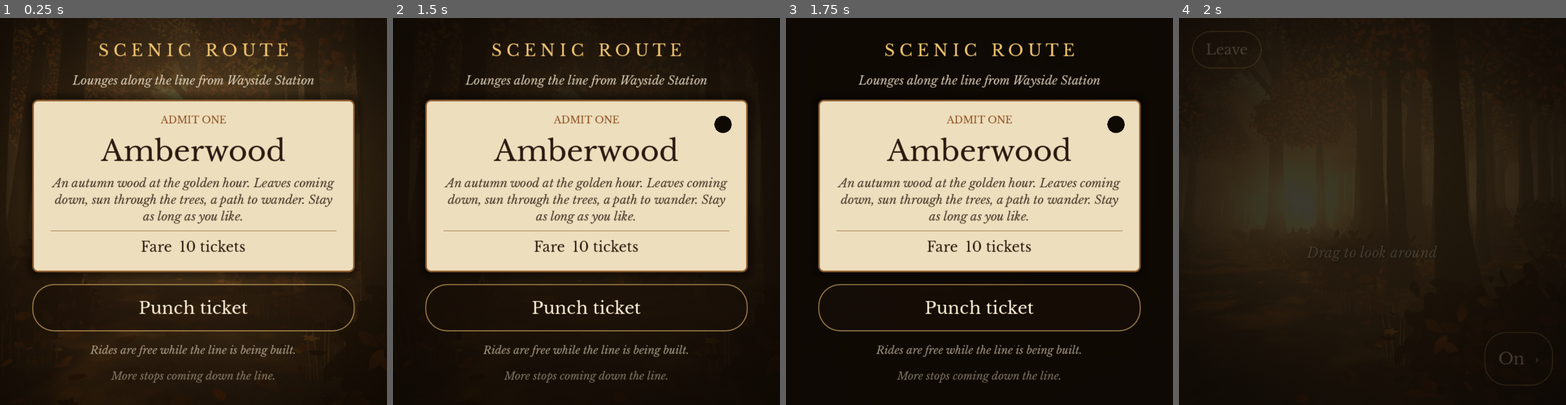
Above: before the commit, frames 1-4 (left to right).
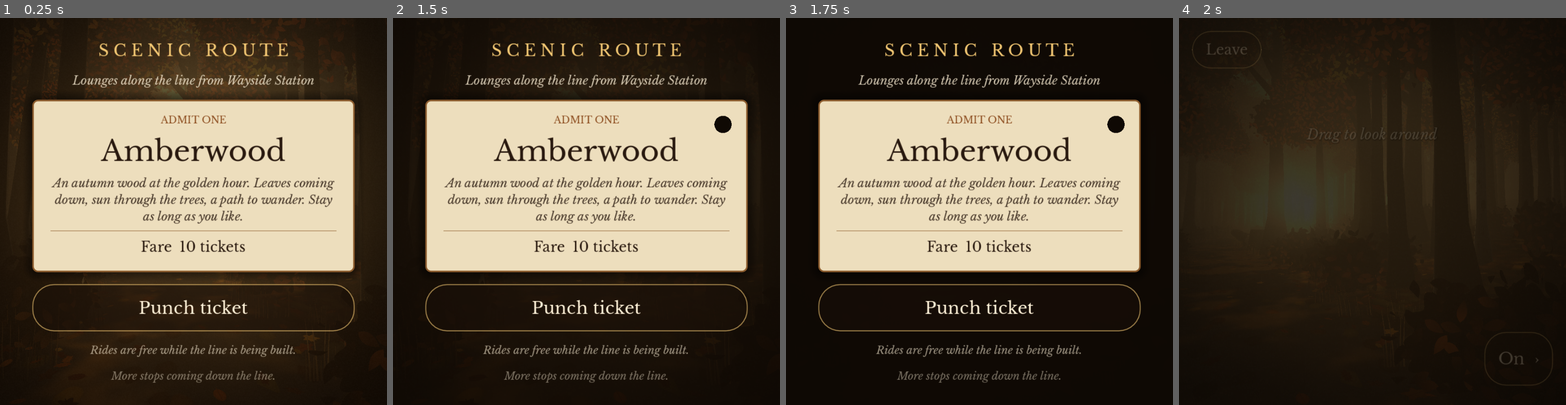
Above: after the commit, the same moments.

Repository: Sclondon/ScenicRoute
Game: Godot game, scene res://scenes/main.tscn
The game is run twice, just before and just after one commit, with the same random seed, the same clock (stepped at 60 frames per second) and the same inputs.
Inputs (mouse positions are in pixels of both pictures, inside the frame that each line leads up to):
- Up to frame 1 (0.25 s): no input
- Up to frame 2 (1.5 s): click "Punch ticket" at 0.5 s; move the mouse to (671, 192) at 1.27 s; hold Right (ui_right) from 1.28 s (still down); click (671, 192) at 1.42 s
- Up to frame 3 (1.75 s): keep holding Right (ui_right)
- Up to frame 4 (2 s): keep holding Right (ui_right)

Frames 1-3 are identical in both runs. In frame 4, 0.2% of the frame differs, in the area x 33-67%, y 28-63%.

Commit message:
Touch from _input, smoke test, preview film script, landscape hint
Co-Authored-By: Claude Opus 5.5 <noreply@anthropic.com>
Claude-Session: https://claude.ai/code/session_015QTKPaFFhWEZskCemuvnwW

Diff:
--- a/scripts/main.gd
+++ b/scripts/main.gd
@@ -30,6 +30,8 @@
 var hint: Label
 var back_button: Button
 var on_button: Button
+var go_button: Button
+var leave_button: Button
 var visiting := false
 
 
@@ -134,6 +136,7 @@
 	layer.add_child(hud)
 
 	var leave := _button("Leave", 26)
+	leave_button = leave
 	leave.custom_minimum_size = Vector2(0, 70)
 	leave.position = Vector2(24, 24)
 	leave.pressed.connect(_leave)
@@ -156,7 +159,7 @@
 	hint.set_anchors_preset(Control.PRESET_CENTER)
 	hint.anchor_left = 0.0
 	hint.anchor_right = 1.0
-	hint.offset_top = 60
+	hint.offset_top = -160
 	hint.add_theme_color_override("font_shadow_color", Color(0, 0, 0, 0.6))
 	hint.add_theme_constant_override("shadow_outline_size", 8)
 	hint.mouse_filter = Control.MOUSE_FILTER_IGNORE
@@ -241,6 +244,7 @@
 	booth.add_child(punch_hole)
 
 	var go := _button("Punch ticket", 32)
+	go_button = go
 	go.pressed.connect(_board)
 	column.add_child(go)
 	if Tickets.preview:
--- a/scripts/stroll.gd
+++ b/scripts/stroll.gd
@@ -79,13 +79,19 @@
 	left_spot.emit(_walk_from)
 
 
-func _unhandled_input(event: InputEvent) -> void:
+# In _input, so no Control takes the touch first. Some phones never send the finger going down,
+# so a drag from a finger we have not seen takes up that finger.
+func _input(event: InputEvent) -> void:
 	if event is InputEventScreenTouch:
 		if event.pressed and _dragging < 0:
 			_dragging = event.index
 		elif not event.pressed and event.index == _dragging:
 			_dragging = -1
-	elif event is InputEventScreenDrag and event.index == _dragging:
+	elif event is InputEventScreenDrag:
+		if _dragging < 0:
+			_dragging = event.index
+		if event.index != _dragging:
+			return
 		var scale := 450.0 / maxf(get_viewport().get_visible_rect().size.x, 1.0)
 		_yaw += event.relative.x * DRAG_SPEED * scale
 		_pitch += event.relative.y * DRAG_SPEED * scale
--- /dev/null
+++ b/tests/attract.gd
@@ -0,0 +1,55 @@
+extends SceneTree
+## Plays the arcade preview: the ticket punched, then a slow look round three spots in the wood.
+## Record it with Movie Maker, with an override.cfg setting the window to 960x540 (the project overrides the size):
+##   godot --path . --audio-driver Dummy --fixed-fps 30 --write-movie out.avi -s tests/attract.gd
+
+
+func _initialize() -> void:
+	change_scene_to_file("res://scenes/main.tscn")
+	_run.call_deferred()
+
+
+func _wait(seconds: float) -> void:
+	await create_timer(seconds).timeout
+
+
+func _pan(cam, from: Vector2, to: Vector2, seconds: float) -> void:
+	var t := 0.0
+	while t < seconds:
+		var k := smoothstep(0.0, 1.0, t / seconds)
+		cam._home = from.lerp(to, k)
+		cam._yaw = cam._home.x
+		cam._pitch = cam._home.y
+		t += 1.0 / 30.0
+		await process_frame
+
+
+func _cut(main, spot: int) -> void:
+	var tw = main.create_tween()
+	tw.tween_property(main.paint, "shader_parameter/fade", 1.0, 0.5)
+	await tw.finished
+	main.camera.go_to(spot)
+	tw = main.create_tween()
+	tw.tween_property(main.paint, "shader_parameter/fade", 0.0, 0.6)
+
+
+func _run() -> void:
+	while current_scene == null or not current_scene.is_node_ready():
+		await process_frame
+	var main = current_scene
+	var cam = main.camera
+	# paper grain only costs bitrate in a small film
+	main.paint.set_shader_parameter("grain", 0.0)
+	await _wait(2.5)
+	main._board()
+	await _wait(0.75)
+	main.hud.visible = false
+	main.hud.modulate.a = 0.0
+	await _wait(0.6)
+	main.hud.visible = false
+	await _pan(cam, Vector2(-12, 14), Vector2(10, 0), 6.5)
+	await _cut(main, 2)
+	await _pan(cam, Vector2(75, -10), Vector2(35, -4), 6.0)
+	await _cut(main, 3)
+	await _pan(cam, Vector2(14, 2), Vector2(-8, 12), 6.5)
+	quit()
--- /dev/null
+++ b/tests/smoke.gd
@@ -0,0 +1,87 @@
+extends SceneTree
+## Plays it with simulated touches, as a phone would: punch the ticket, drag to look about, stroll on,
+## and leave. Ends PASSED or FAILED.
+##   godot --path . --audio-driver Dummy --resolution 450x800 -s tests/smoke.gd
+
+var failures: Array[String] = []
+
+
+func _initialize() -> void:
+	change_scene_to_file("res://scenes/main.tscn")
+	_run.call_deferred()
+
+
+func _wait(seconds: float) -> void:
+	await create_timer(seconds).timeout
+
+
+func _check(ok: bool, what: String) -> void:
+	print(("ok   " if ok else "FAIL ") + what)
+	if not ok:
+		failures.append(what)
+
+
+# touches arrive in window pixels: map from the game's view first
+func _window(p: Vector2) -> Vector2:
+	return root.get_final_transform() * p
+
+
+func _touch(p: Vector2, pressed: bool, index := 0) -> void:
+	var e := InputEventScreenTouch.new()
+	e.index = index
+	e.position = _window(p)
+	e.pressed = pressed
+	Input.parse_input_event(e)
+
+
+func _tap(control: Control) -> void:
+	var p := control.get_global_rect().get_center()
+	_touch(p, true)
+	await process_frame
+	_touch(p, false)
+	await process_frame
+
+
+func _drag(from: Vector2, by: Vector2, index := 0, with_press := true) -> void:
+	if with_press:
+		_touch(from, true, index)
+	var steps := 10
+	for i in steps:
+		var e := InputEventScreenDrag.new()
+		e.index = index
+		e.position = _window(from + by * float(i + 1) / steps)
+		e.relative = root.get_final_transform().basis_xform(by / steps)
+		Input.parse_input_event(e)
+		await process_frame
+	_touch(from + by, false, index)
+	await process_frame
+
+
+func _run() -> void:
+	await _wait(0.8)
+	var main = current_scene
+	var cam = main.camera
+	_check(main.booth.visible, "starts at the ticket window")
+	await _tap(main.go_button)
+	await _wait(2.5)
+	_check(main.visiting and not main.booth.visible, "punching the ticket lets you in")
+	var yaw: float = cam._yaw
+	await _drag(Vector2(360, 600), Vector2(-200, 0))
+	_check(absf(cam._yaw - yaw) > 10.0, "a drag turns the view (%.1f -> %.1f)" % [yaw, cam._yaw])
+	# a phone that loses the finger going down: the drag alone must still turn it
+	yaw = cam._yaw
+	await _drag(Vector2(360, 600), Vector2(200, 0), 77, false)
+	_check(absf(cam._yaw - yaw) > 10.0, "a drag with no press still turns the view")
+	await _tap(main.on_button)
+	await _wait(0.5)
+	_check(cam.walking, "On strolls along the path")
+	var t := 0.0
+	while cam.walking and t < 40.0:
+		await _wait(0.5)
+		t += 0.5
+	_check(cam.index == 1, "arrives at the fallen log")
+	await _tap(main.leave_button)
+	await _wait(2.0)
+	_check(main.booth.visible and not main.visiting, "Leave goes back to the window")
+	print("PASSED" if failures.is_empty() else "FAILED: %s" % ", ".join(failures))
+	quit(0 if failures.is_empty() else 1)
Not shown, changed: export_presets.cfg
Not shown, added: tests/attract.gd.uid
Not shown, added: tests/smoke.gd.uid
Not shown, changed: README.md
Not shown, changed: build/index.html
Not shown, changed: build/index.pck
